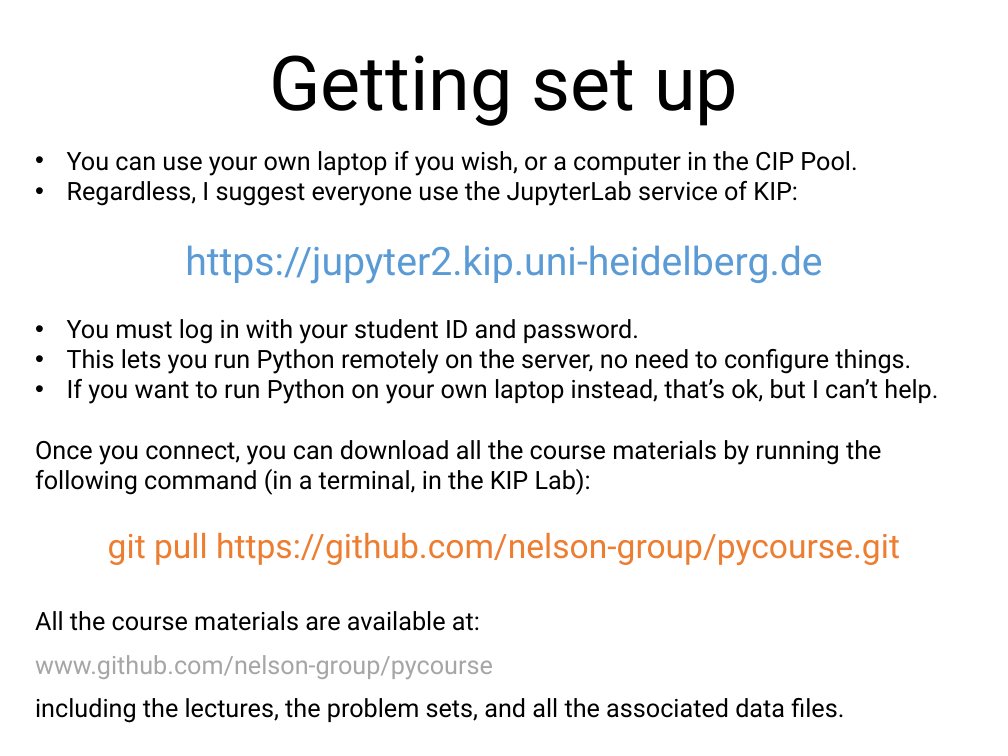
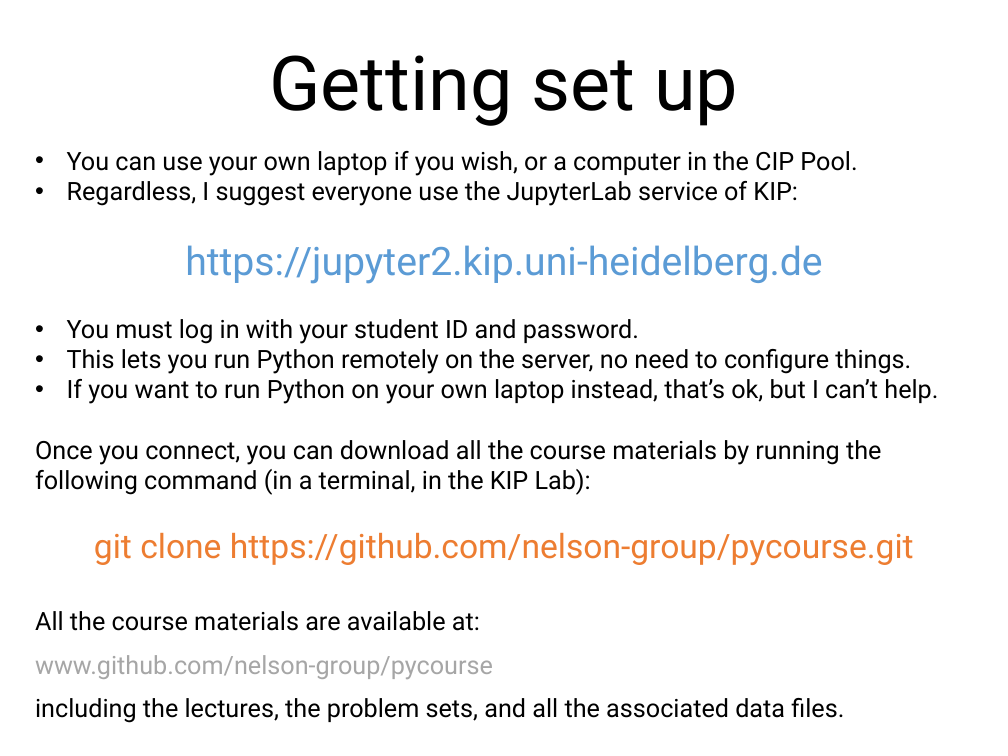
Before and after one commit to nelson-group/pycourse, a slide deck: slide 10 of intro.pptx. Drawn at 1008x756 pixels with LibreOffice and Linux fonts; fonts in the diff are those of the drawing. Boxes give left, top, right and bottom in pixels: in the first picture for what was removed or moved away, otherwise in the second. Text is boxed around its words. In the diff, an @@ line names an element or a change of style, - is before the commit and + after.

```diff
--- a/intro.pptx
+++ b/intro.pptx
@@ text at box(94, 532, 914, 565): text changed @@
-git pull https://github.com/nelson-group/pycourse.git
+git clone https://github.com/nelson-group/pycourse.git
```
Also in this commit, not shown: 2 other files.
